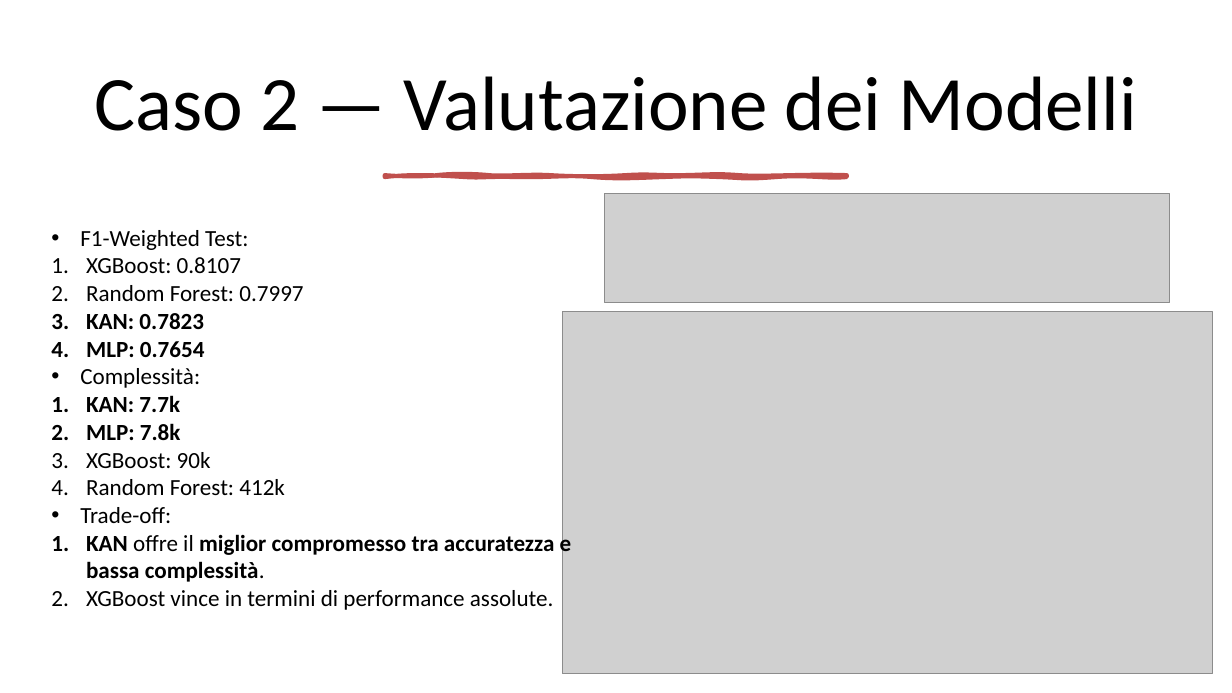
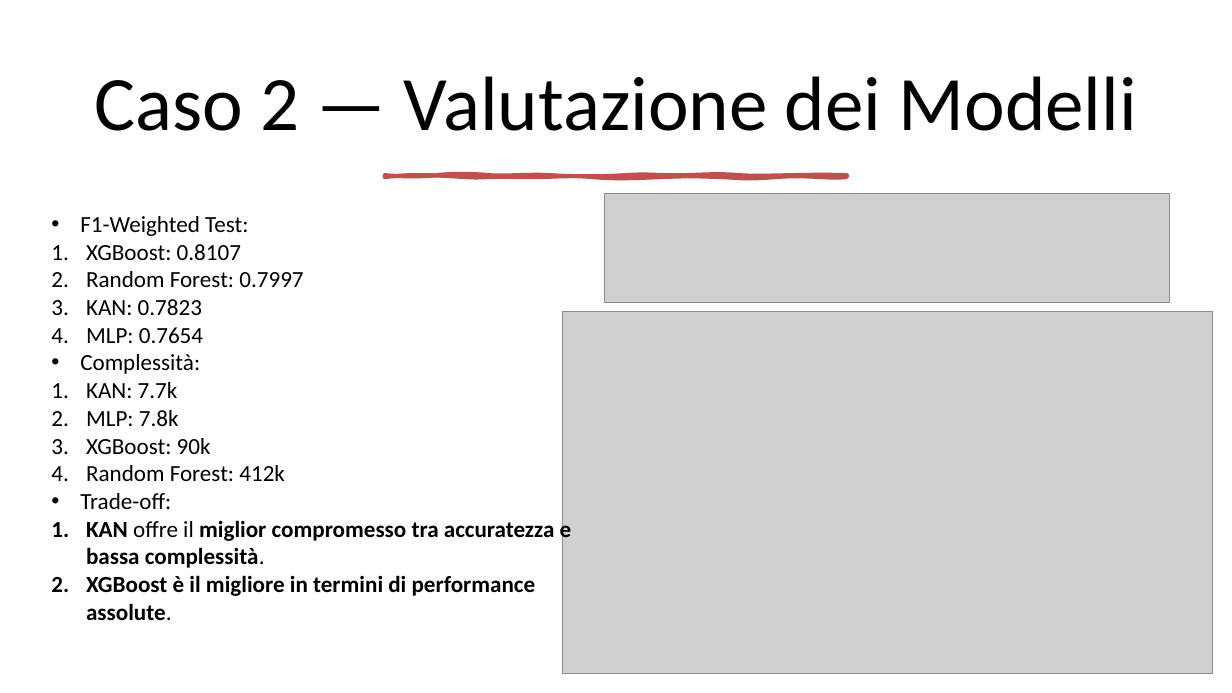
Before and after one commit to mtomas03/Thesis_Paper, a slide deck: slide 17 of Presentation.pptx. Drawn at 1232x693 pixels with LibreOffice and Linux fonts; fonts in the diff are those of the drawing; grey boxes stand for pictures. Boxes give left, top, right and bottom in pixels: in the first picture for what was removed or moved away, otherwise in the second. Text is boxed around its words. In the diff, an @@ line names an element or a change of style, - is before the commit and + after.

```diff
--- a/Presentation.pptx
+++ b/Presentation.pptx
@@ text "F1-Weighted Test:": place and size @@
-text "F1-Weighted Test:" at [80,230,572,610]
+text "F1-Weighted Test:" at [80,216,572,620]
@@ text at [86,299,203,426]: bold off in "KAN: 0.7823", "MLP: 0.7654", "KAN: 7.7k", "MLP: 7.8k" @@
@@ text at [86,575,536,620]: text changed; bold on @@
-2. XGBoost vince in termini di performance assolute.
+2. XGBoost è il migliore in termini di performance assolute.
```
Also in this commit, not shown: 6 other slides changed.
